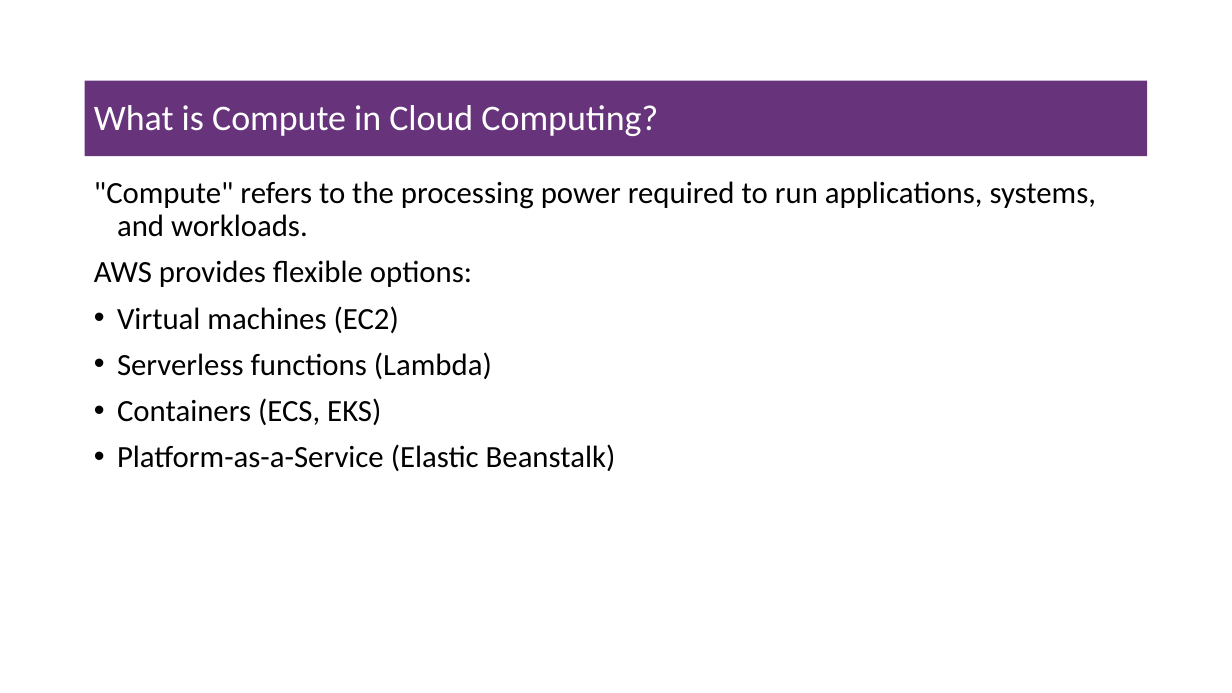
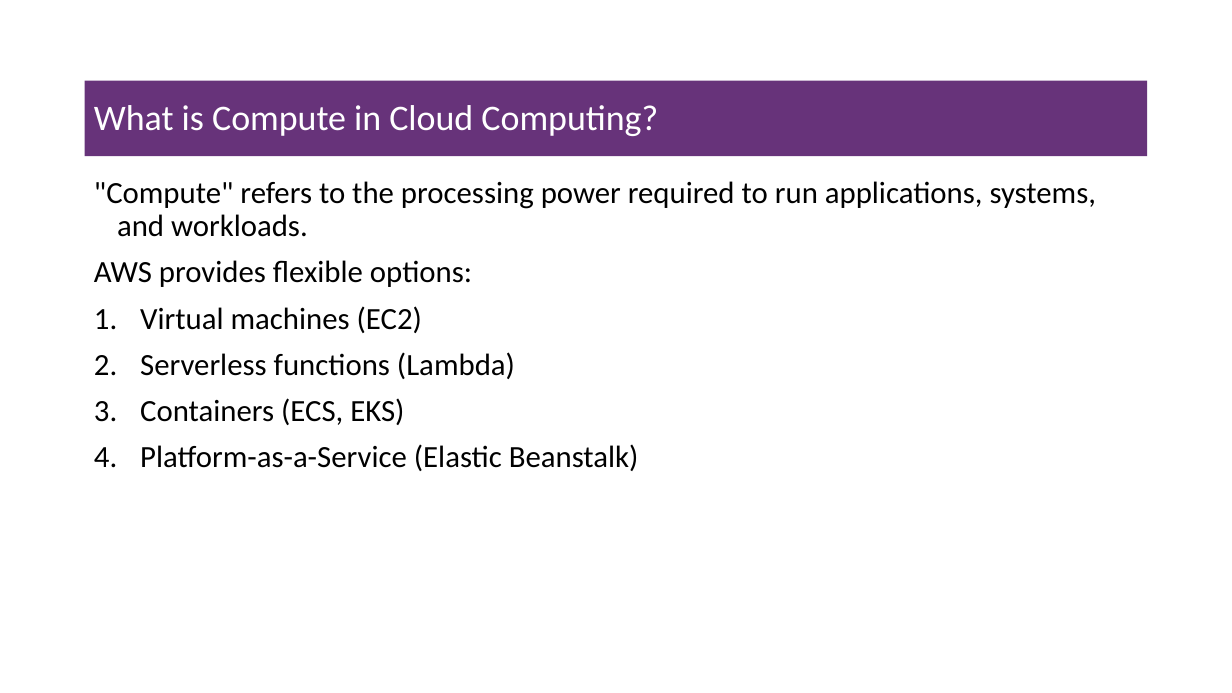
Before and after one commit to msfasha/307401-Big-Data, a slide deck: slide 50 of lecture_notes/section_3_introduction_to_amazon_aws/3-1-Introduction to Cloud Computing and Amazon AWS.pptx. Drawn at 1232x693 pixels with LibreOffice and Linux fonts; fonts in the diff are those of the drawing; background and template pictures are left out. Boxes give left, top, right and bottom in pixels: in the first picture for what was removed or moved away, otherwise in the second. Text is boxed around its words. In the diff, an @@ line names an element or a change of style, - is before the commit and + after.

Commit message:
updated cloud foundations slides

```diff
--- a/lecture_notes/section_3_introduction_to_amazon_aws/3-1-Introduction to Cloud Computing and Amazon AWS.pptx
+++ b/lecture_notes/section_3_introduction_to_amazon_aws/3-1-Introduction to Cloud Computing and Amazon AWS.pptx
@@ text at (x1=140, y1=306, x2=639, y2=471): bullet • to 1. @@
```
Also in this commit, not shown: 35 other slides changed, 2 slides removed, 1 other file.
